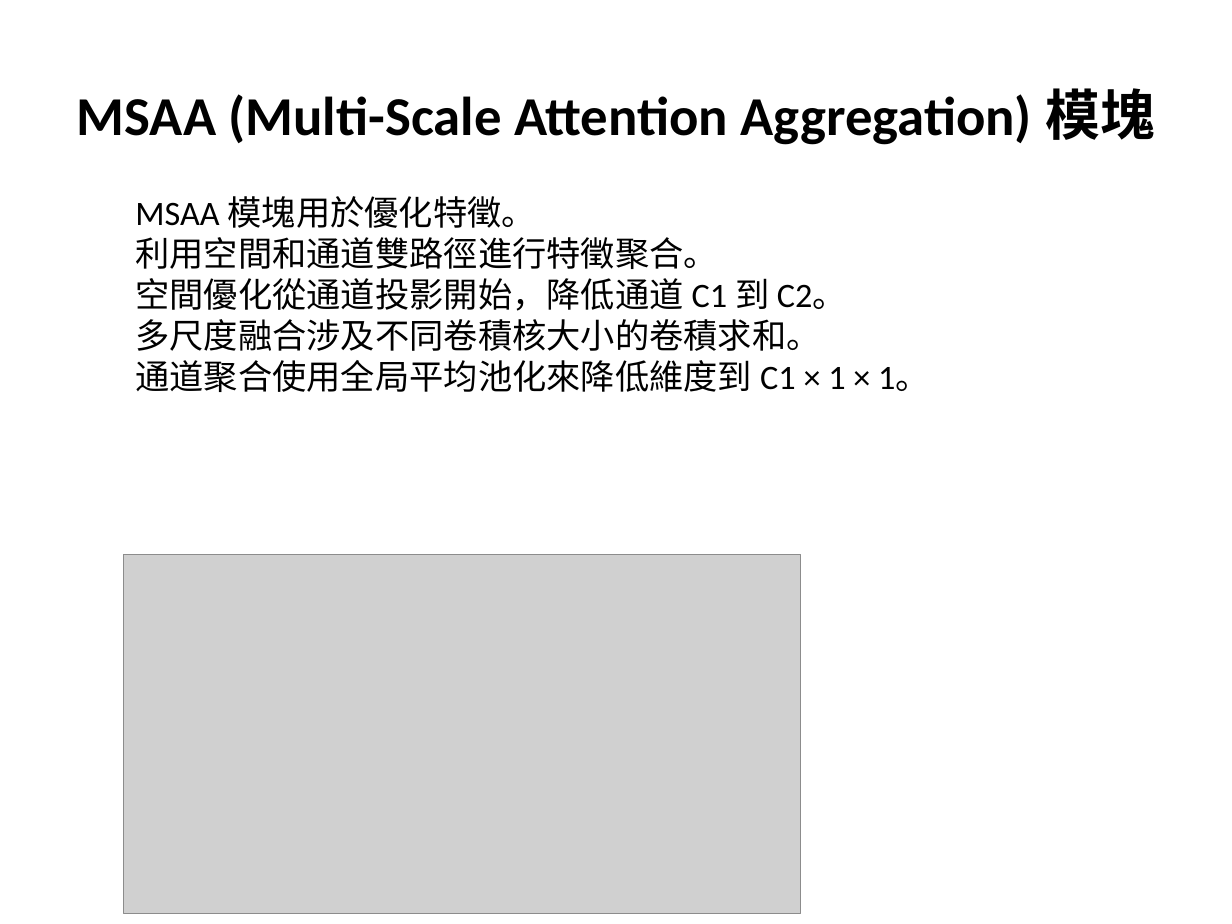
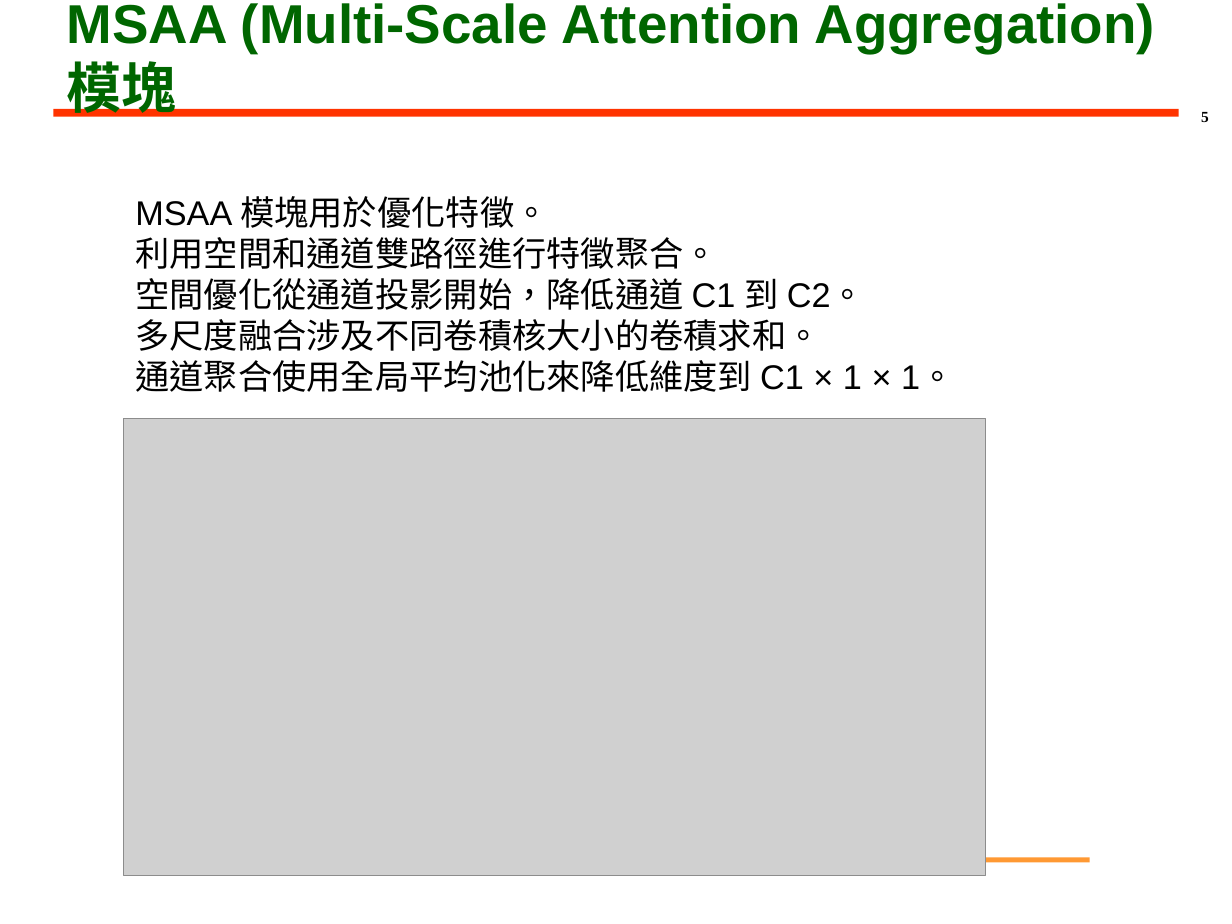
Before and after one commit to PonNowJin/PDFtoPPT, a slide deck: slide 5 of output_pptx/test.pptx. Drawn at 1232x924 pixels with LibreOffice and Linux fonts; fonts in the diff are those of the drawing; grey boxes stand for pictures; background and template pictures are left out. Boxes give left, top, right and bottom in pixels: in the first picture for what was removed or moved away, otherwise in the second. Text is boxed around its words. In the diff, an @@ line names an element or a change of style, - is before the commit and + after.

```diff
--- a/output_pptx/test.pptx
+++ b/output_pptx/test.pptx
@@ title "MSAA (Multi-Scale Attention Aggregation) 模塊": place and size @@
-title "MSAA (Multi-Scale Attention Aggregation) 模塊" at (77, 88, 1156, 145)
+title "MSAA (Multi-Scale Attention Aggregation) 模塊" at (66, 3, 1156, 122)
@@ title "MSAA (Multi-Scale Attention Aggregation) 模塊" at (66, 3, 1156, 122): font Calibri to Arial, text colour #000000 to #006600; alignment centre to left @@
@@ line added from (53, 112) to (1179, 112), #FF3300 4.5 pt @@
@@ page number added at (1201, 112, 1209, 122), 9 pt, text #000000, bold @@
+5
@@ text "MSAA 模塊用於優化特徵。" at (135, 196, 955, 392): font Calibri to Arial @@
@@ picture: place and size @@
-picture at (123, 554, 801, 913)
+picture at (123, 419, 986, 876)
@@ line added from (140, 860) to (1090, 860), #FF9933 3 pt @@
```
Also in this commit, not shown: 8 other slides changed, 3 other files.
